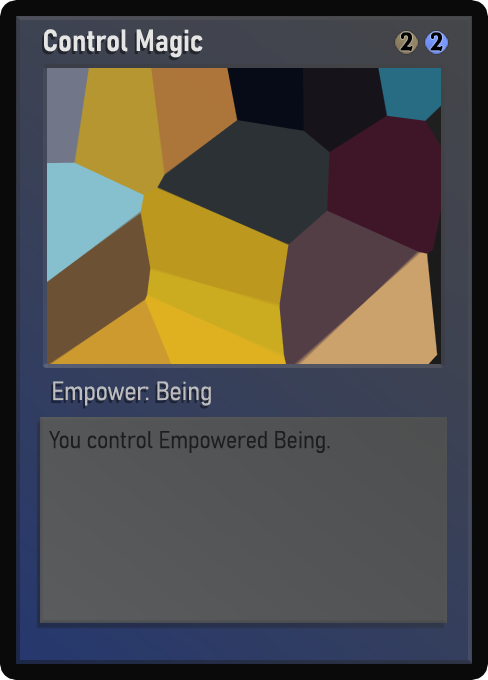
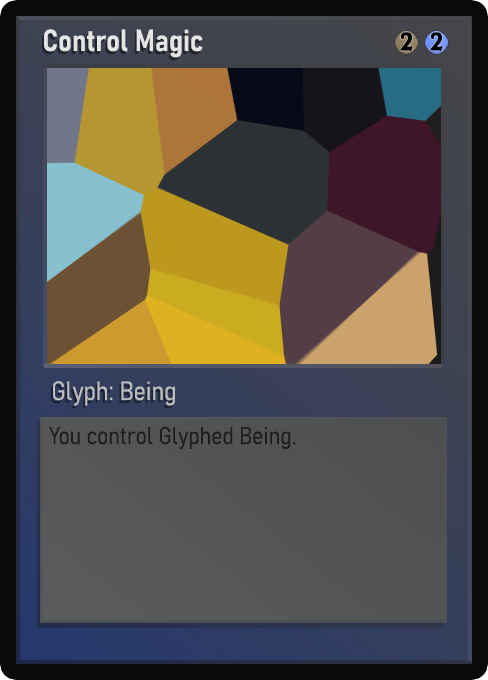
Layered file, before and after one edit (488 x 680). Changes by layer:
painted on "Class" over [53,381,211,406]
painted on "Desc_norm" over [49,426,330,453]
